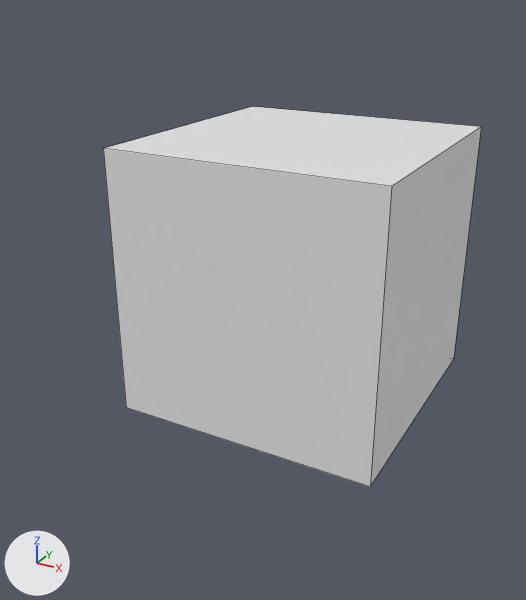
A saved change to the Blender file Obj_Chest_Normal_A.blend.
Before and after are seen from a 50 mm camera at (2.25, -4.72, 2.02) aimed at (-0.17, -0.31, -0.18). Arrows for +X, +Y and +Z are at lower left; the lights stay in place. The older version comes first. Mesh edges are drawn as thin lines.
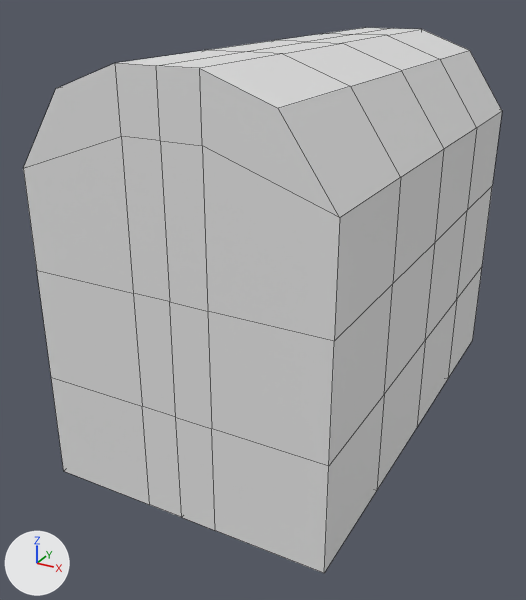
The change, as JSON lines over the scene's bpy script:
```json
{"block": "me_cube", "where": "# used by ob_cube; location = (0.0, 0.0, 0.0)"}
{"op": "remove", "block": "me_cube", "code": "me_cube.from_pydata(...)  # 8 vertices, 6 faces; spans x -1.0..1.0, y -1.0..1.0, z -1.0..1.0"}
{"op": "remove", "block": "me_cube", "code": "me_cube.materials.append(mat_material)  # white #e7e7e7"}
{"op": "add", "block": "me_cube", "code": "me_cube.from_pydata(...)  # 33 vertices, 24 faces; spans x 0.0..1.0, y 0.0..1.0, z -1.0..1.45"}
{"block": "me_cube", "change": "me_cube part 1"}
{"block": "me_cube", "change": "7 vertices are removed from x -1.0..1.0, y -1.0..1.0, z -1.0..1.0"}
{"block": "me_cube", "change": "6 faces are deleted"}
{"block": "me_cube", "change": "23 vertices are added at x 0.0..1.0, y 0.0..1.0, z -1.0..1.45"}
{"block": "me_cube", "change": "9 new vertices lie (0.25, 0.0, 0.0) away from vertices in x 0.0, y 0.0..1.0, z -1.0..1.45"}
{"block": "me_cube", "change": "24 new faces join them"}
{"op": "set", "path": "ob_cube.scale", "old": "(1.0, 1.0, 1.0)", "new": "(1.0, 1.71, 1.13)"}
{"op": "add", "block": "ob_cube", "code": "_m = ob_cube.modifiers.new('Mirror', 'MIRROR')"}
{"op": "add", "block": "ob_cube", "code": "_m.use_axis = (True, True, False)"}
{"op": "add", "block": "ob_cube", "code": "_m.use_clip = True"}
```

Changed parts and their boxes (x1, y1, x2, y2) in the pictures (526 x 600 px):
```json
{"object": "Cube", "change": "reshaped, rescaled, modifiers changed", "before": [103, 107, 481, 487], "after": [23, 28, 502, 573], "on screen": "27% wider, 43% taller"}
```
